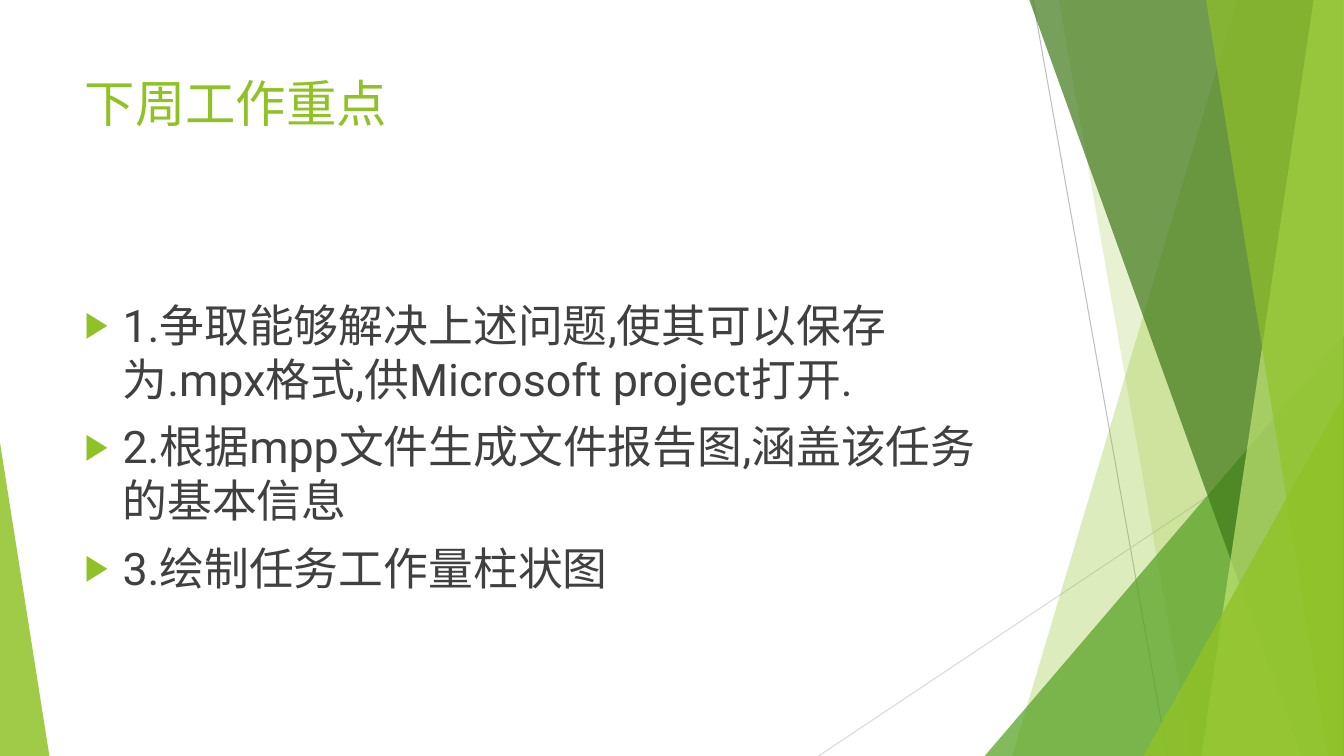
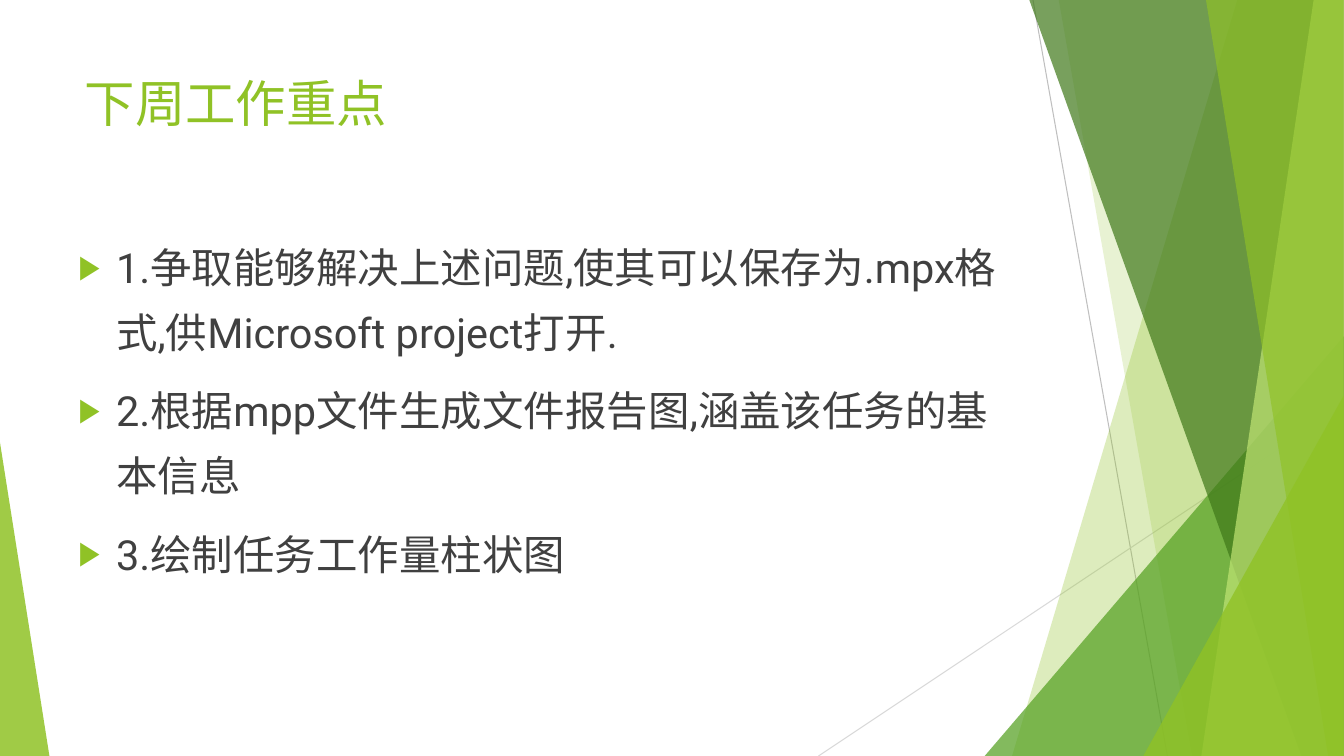
Before and after one commit to bhsei/16TeamD, a slide deck: slide 8 of 项目展示PPT/展示与改进.pptx. Drawn at 1344x756 pixels with LibreOffice and Linux fonts; fonts in the diff are those of the drawing. Boxes give left, top, right and bottom in pixels: in the first picture for what was removed or moved away, otherwise in the second. Text is boxed around its words. In the diff, an @@ line names an element or a change of style, - is before the commit and + after.

```diff
--- a/项目展示PPT/展示与改进.pptx
+++ b/项目展示PPT/展示与改进.pptx
@@ background #CCE8CF to #FFFFFF @@
@@ text "1.争取能够解决上述问题,使其可以保存为.mpx格式,供Microsoft project打开.": place and size @@
-text "1.争取能够解决上述问题,使其可以保存为.mpx格式,供Microsoft project打开." at (123,304,976,589)
+text "1.争取能够解决上述问题,使其可以保存为.mpx格式,供Microsoft project打开." at (116,248,996,574)
@@ text "1.争取能够解决上述问题,使其可以保存为.mpx格式,供Microsoft project打开." at (116,248,996,574): size 32 to 29.6 pt, text colour #656565 to #404040; line spacing 1 to 1.3 @@
@@ line (1344, 406) - (819, 756): stroke #9FD4A5 0.75 pt to #D9D9D9 0.75 pt @@
```
Also in this commit, not shown: 7 other slides changed, 1 slide added.
